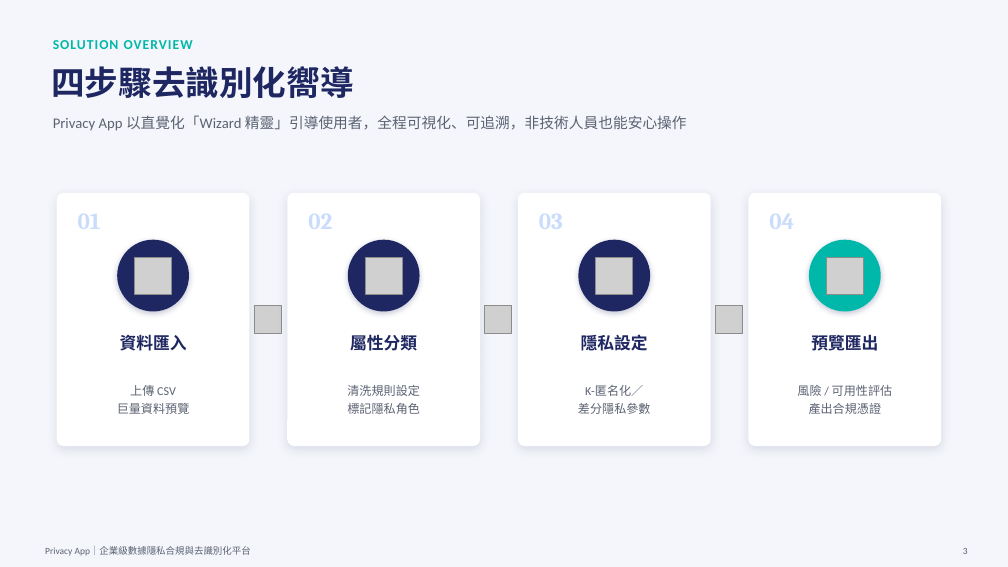
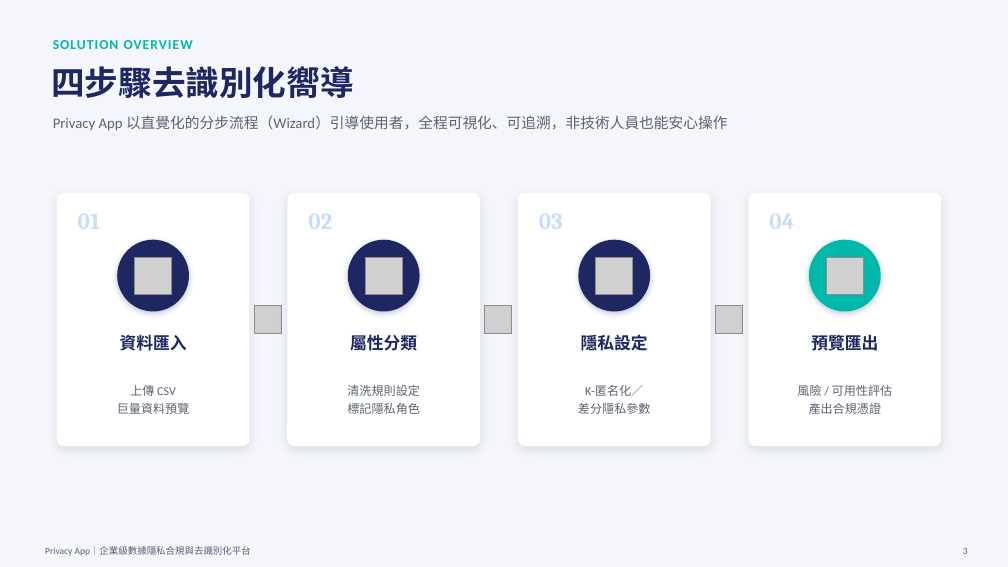
Before and after one commit to ttcdog115016/Demo, a slide deck: slide 3 of Privacy_App_專案簡報.pptx. Drawn at 1008x567 pixels with LibreOffice and Linux fonts; fonts in the diff are those of the drawing; grey boxes stand for pictures. Boxes give left, top, right and bottom in pixels: in the first picture for what was removed or moved away, otherwise in the second. Text is boxed around its words. In the diff, an @@ line names an element or a change of style, - is before the commit and + after.

```diff
--- a/Privacy_App_專案簡報.pptx
+++ b/Privacy_App_專案簡報.pptx
@@ text at box(53, 115, 728, 131): text changed @@
-Privacy App 以直覺化「Wizard 精靈」引導使用者，全程可視化、可追溯，非技術人員也能安心操作
+Privacy App 以直覺化的分步流程（Wizard）引導使用者，全程可視化、可追溯，非技術人員也能安心操作
```
Also in this commit, not shown: 1 other slide changed, 10 other files.
